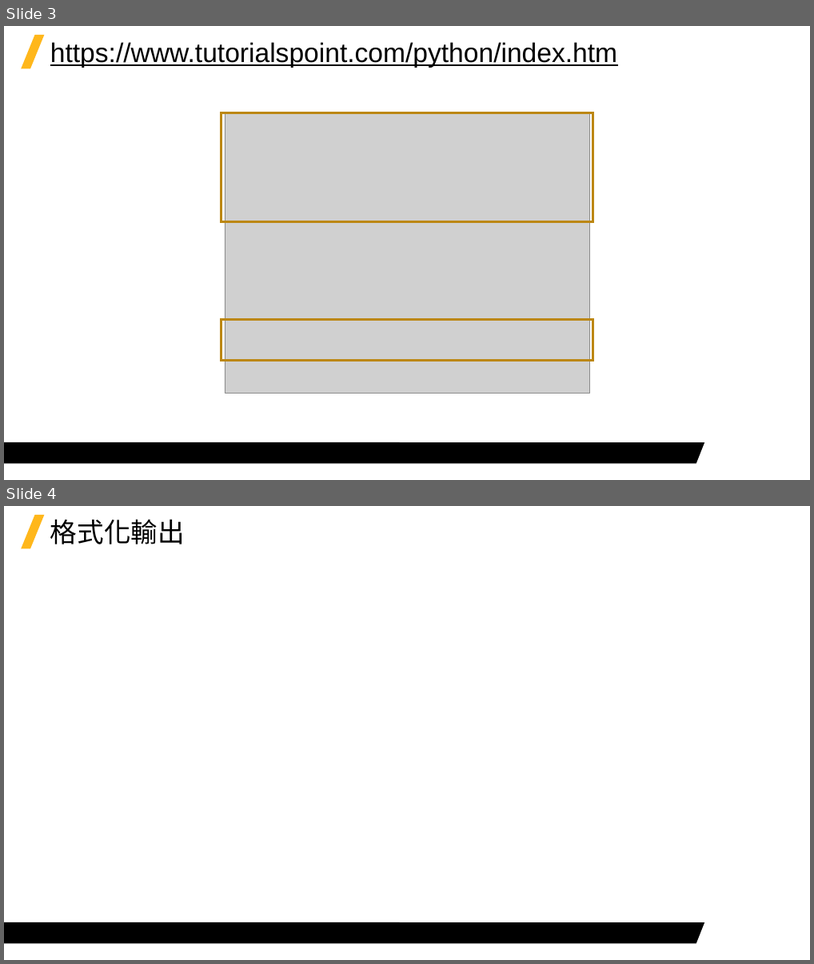
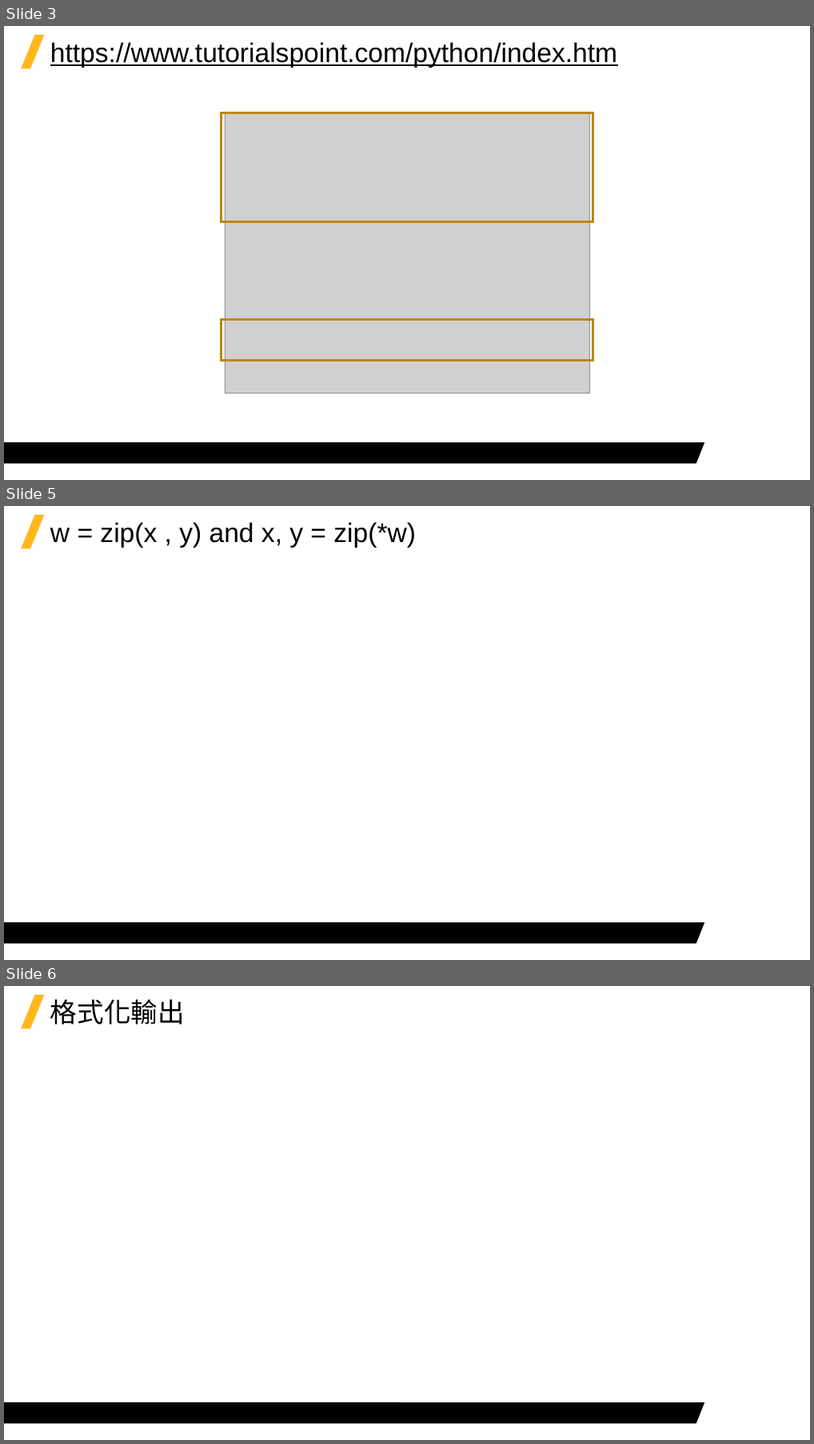
Before and after one commit to Jerrick-cheng/AEDT-Automation-Camp, a slide deck: 上課教材/Week3.pptx. Shown one above the other, each under a label of ours: slides 3 and 4 before the commit, slides 3, 5 and 6 after it; the slides between them are not shown. The pictures are 814x964 and 814x1444 pixels, drawn with LibreOffice and Linux fonts; fonts in the diff are those of the drawing; grey boxes stand for pictures; background and template pictures are left out. Boxes give left, top, right and bottom in pixels: in the first picture for what was removed or moved away, otherwise in the second. Text is boxed around its words. In the diff, an @@ line names an element or a change of style, - is before the commit and + after.

```diff
--- a/上課教材/Week3.pptx
+++ b/上課教材/Week3.pptx
@@ slide 5 added at box(4, 506, 810, 960), background #FFFFFF; not listed: 2 template elements that a slide beside it also shows @@
@@ title added at box(50, 522, 416, 548), 32 pt, text #000000 @@
+w = zip(x , y) and x, y = zip(*w)
@@ what was slide 4 is now slide 6 @@
```
Also in this commit, not shown: 1 other slide added, 1 other file.
